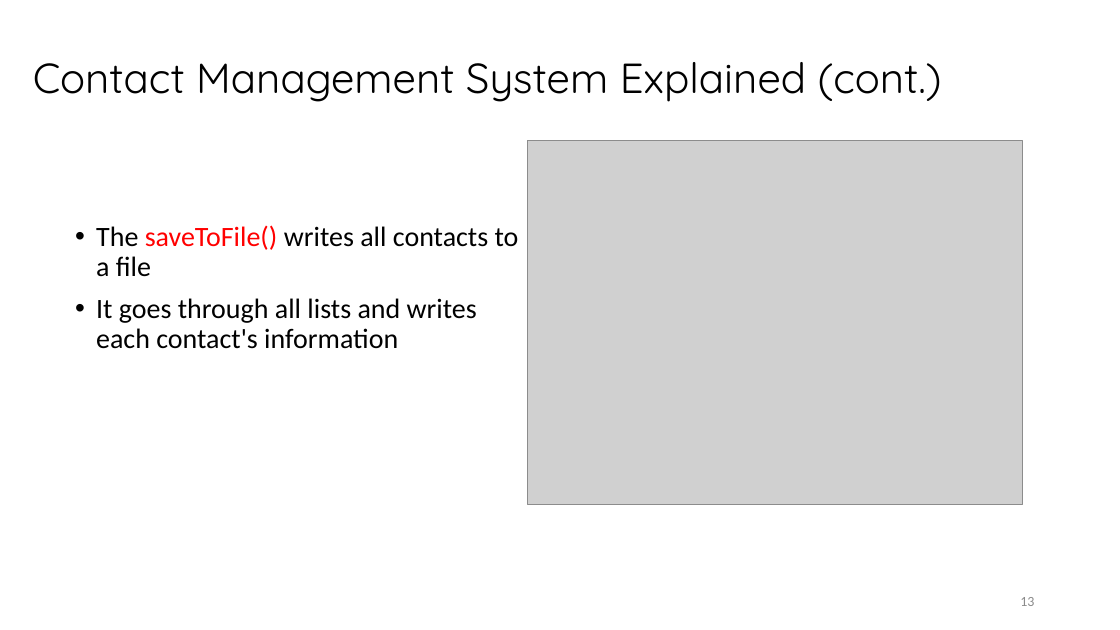
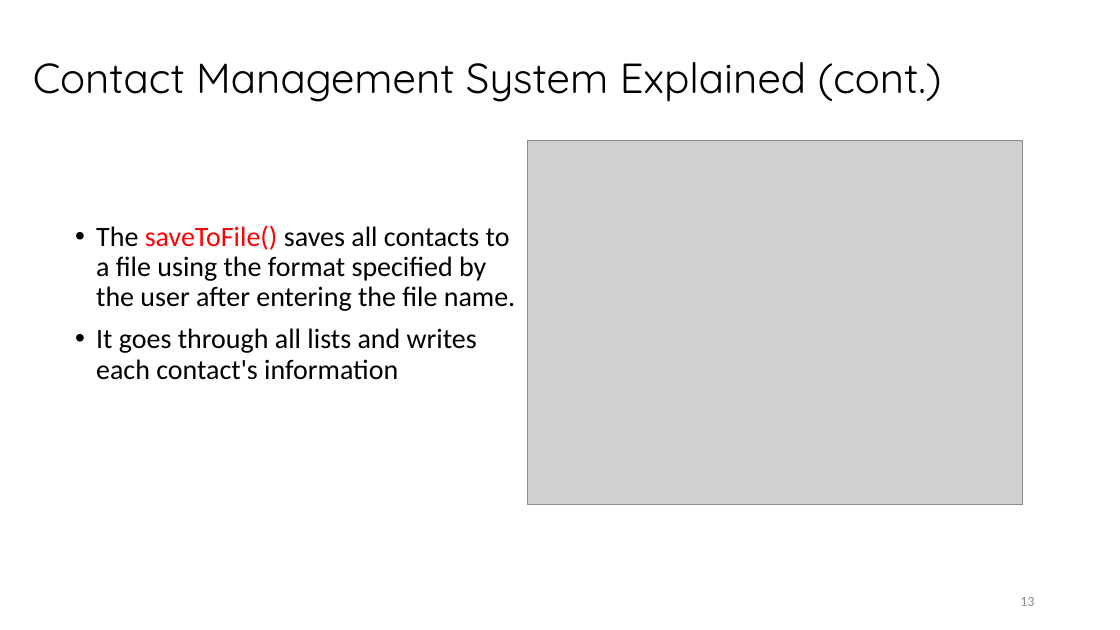
Before and after one commit to DragoneeI/CS214-Project-Group-3, a slide deck: slide 13 of CS214 Project.pptx. Drawn at 1120x630 pixels with LibreOffice and Linux fonts; fonts in the diff are those of the drawing; grey boxes stand for pictures. Boxes give left, top, right and bottom in pixels: in the first picture for what was removed or moved away, otherwise in the second. Text is boxed around its words. In the diff, an @@ line names an element or a change of style, - is before the commit and + after.

```diff
--- a/CS214 Project.pptx
+++ b/CS214 Project.pptx
@@ text at (x1=96, y1=225, x2=515, y2=311): text changed @@
-• The saveToFile() writes all contacts to a file
+• The saveToFile() saves all contacts to a file using the format specified by the user after entering the file name.
```
Also in this commit, not shown: 6 other slides changed.
